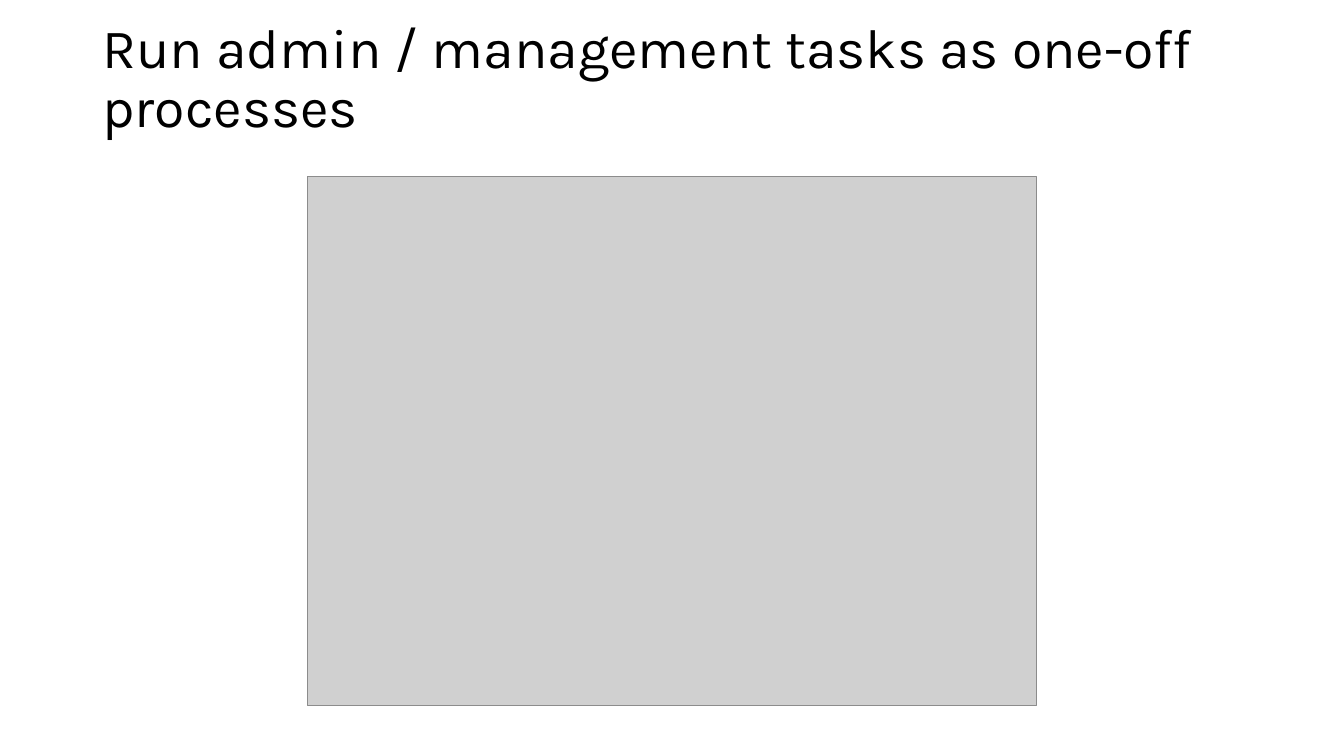
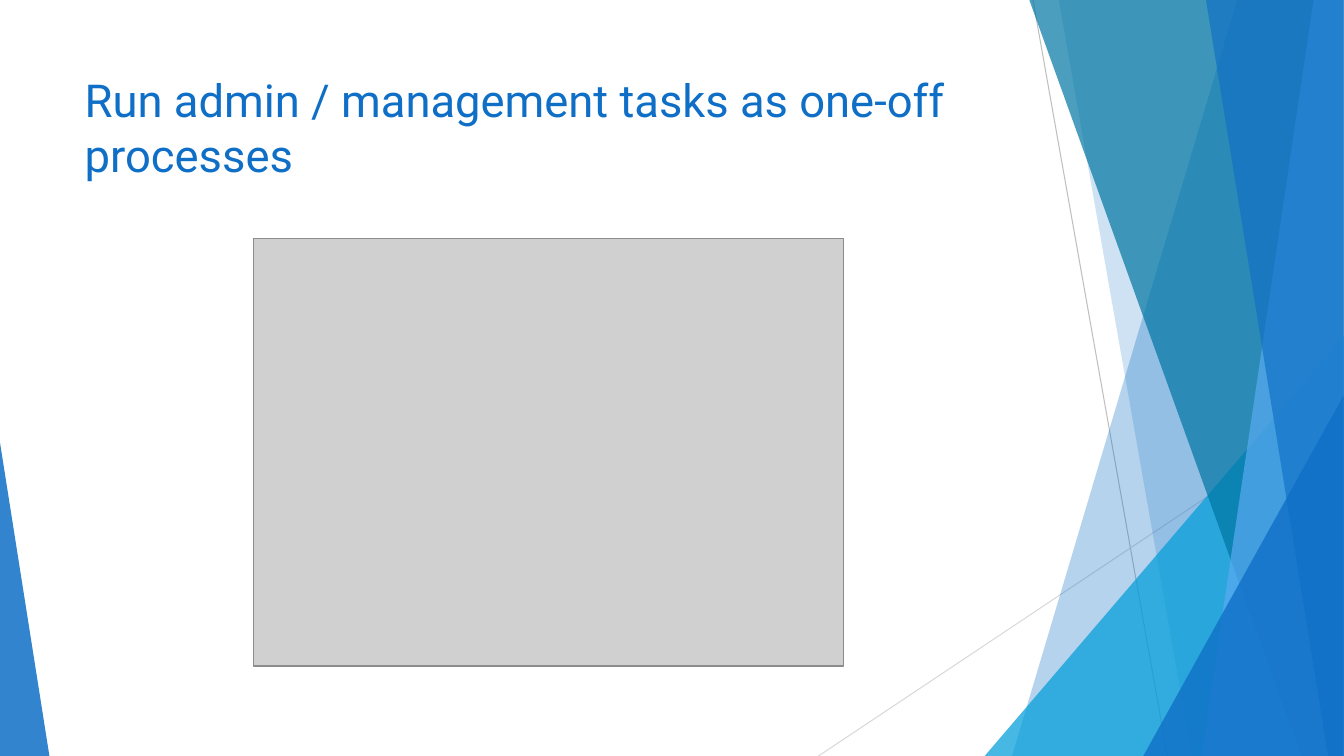
Before and after one commit to ericburcham/cloud-patterns-and-practices, a slide deck: slide 46 of presentation.pptx. Drawn at 1344x756 pixels with LibreOffice and Linux fonts; fonts in the diff are those of the drawing; grey boxes stand for pictures. Boxes give left, top, right and bottom in pixels: in the first picture for what was removed or moved away, otherwise in the second. Text is boxed around its words. In the diff, an @@ line names an element or a change of style, - is before the commit and + after.

Commit message:
style the presentation

```diff
--- a/presentation.pptx
+++ b/presentation.pptx
@@ title "Run admin / management tasks ...": place and size @@
-title "Run admin / management tasks ..." at <box>102,30,1192,140</box>
+title "Run admin / management tasks ..." at <box>85,82,944,182</box>
@@ title "Run admin / management tasks ..." at <box>85,82,944,182</box>: size 39.6 to 32.4 pt, font Karla to Roboto, text colour #000000 to #0F6FC6; line spacing 0.9 to 1; vertical alignment middle to top @@
@@ picture: place and size @@
-picture at <box>308,176,1036,706</box>
+picture at <box>254,238,844,665</box>
@@ group added at <box>0,0,1344,756</box>: 5 freeform shapes, 3 triangles, 2 lines @@
```
Also in this commit, not shown: 90 other slides changed.
